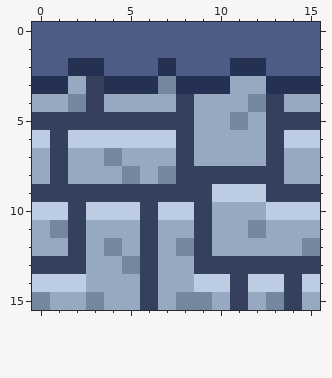
Two versions of one pixel-art file, assets/my aesprite assets/env/terrain_tileset/testing_tilesets.ase. The picture above was drawn from the file before the commit.
16x16 pixels, 1 frame.
After the commit:
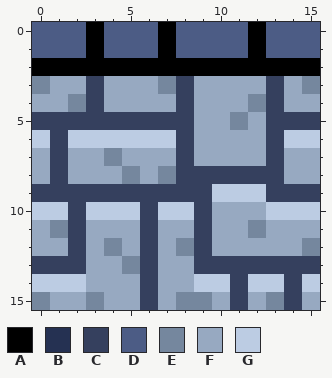
Palette (. is transparent): A #000000  B #253152  C #35405e  D #4c5c85  E #75879e  F #97a9c1  G #bccce3
What changed:
@@ x 0..15 @@
- 0 DDDDDDDDDDDDDDDD
- 1 DDDDDDDDDDDDDDDD
- 2 DDBBDDDBDDDBBDDD
- 3 BBFCBBBEBBBFFBBB
+ 0 DDDADDDADDDDADDD
+ 1 DDDADDDADDDDADDD
+ 2 AAAAAAAAAAAAAAAA
+ 3 EFFCFFFECFFFFCFE
  4 FFECFFFFCFFFECFF
Pixel boxes of the changes (left, top, right, bottom) in both pictures:
changed: (32, 22, 320, 94)
